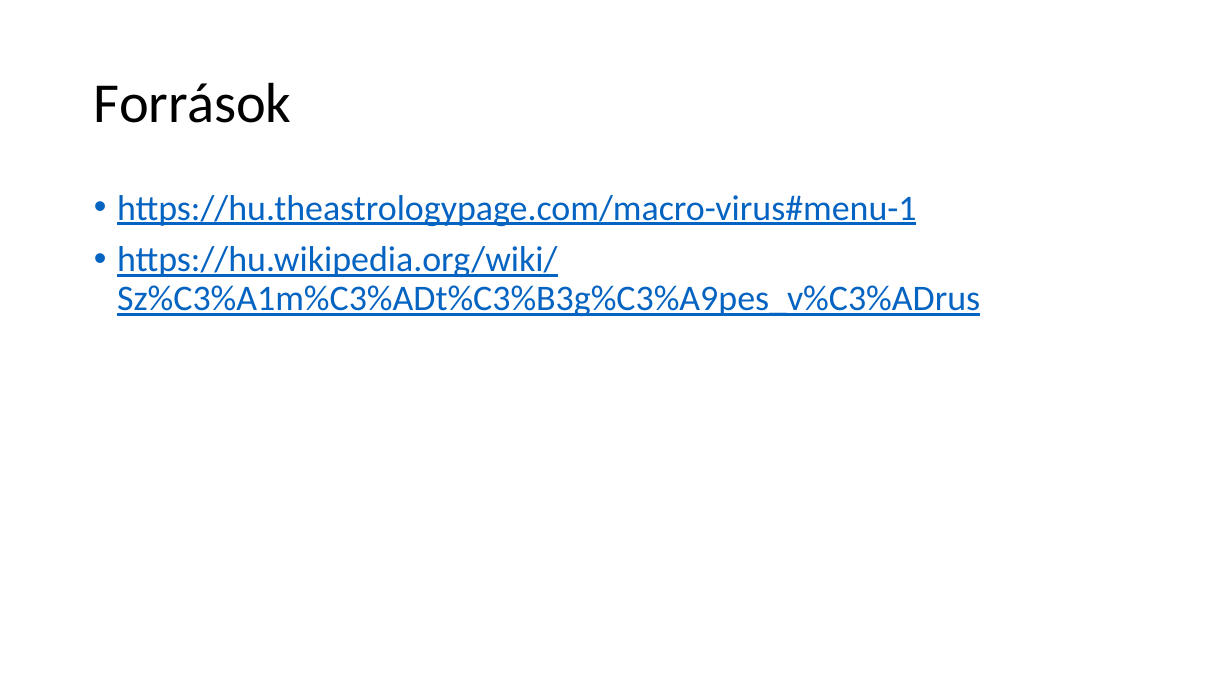
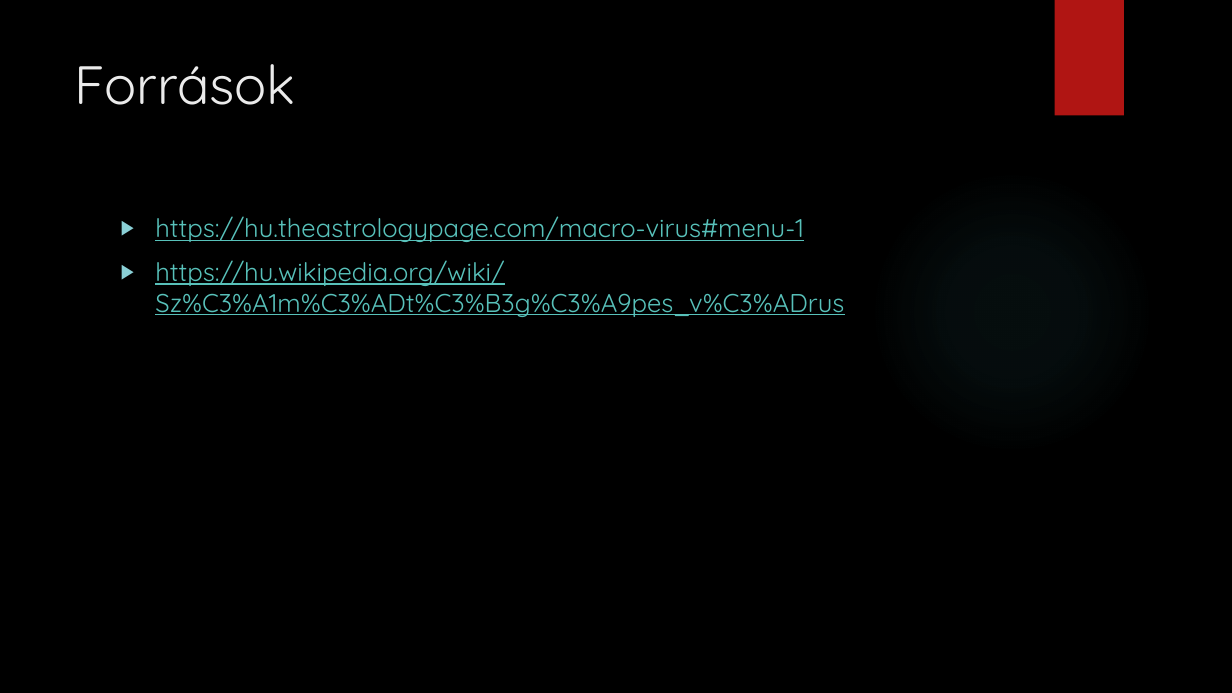
Before and after one commit to somodikonrad/Paprika, a slide deck: slide 9 of Beadandó SK.pptx. Drawn at 1232x693 pixels with LibreOffice and Linux fonts; fonts in the diff are those of the drawing; background and template pictures are left out. Boxes give left, top, right and bottom in pixels: in the first picture for what was removed or moved away, otherwise in the second. Text is boxed around its words. In the diff, an @@ line names an element or a change of style, - is before the commit and + after.

```diff
--- a/Beadandó SK.pptx
+++ b/Beadandó SK.pptx
@@ background #FFFFFF to picture (left out) @@
@@ rectangle added at <box>1055,0,1124,116</box>, fill #B01513 @@
@@ title "Források": place and size @@
-title "Források" at <box>94,82,292,123</box>
+title "Források" at <box>75,64,296,105</box>
@@ title "Források" at <box>75,64,296,105</box>: size 44 to 42 pt, font Calibri to Quicksand, text colour #000000 to #EBEBEB; line spacing 0.9 to 1; vertical alignment middle to top @@
@@ ellipse added at <box>870,169,1154,454</box>, fill gradient #50B9C1 @@
@@ text "https://hu.theastrologypage.com/macro-virus#menu-1": place and size @@
-text "https://hu.theastrologypage.com/macro-virus#menu-1" at <box>117,195,980,316</box>
+text "https://hu.theastrologypage.com/macro-virus#menu-1" at <box>155,216,844,317</box>
@@ text "https://hu.theastrologypage.com/macro-virus#menu-1" at <box>155,216,844,317</box>: size 28 to 20 pt, font Calibri to Quicksand, text colour #0563C1 to #58C1BA; bullet • to ▶; line spacing 0.9 to 1 @@
```
Also in this commit, not shown: 9 other slides changed.
